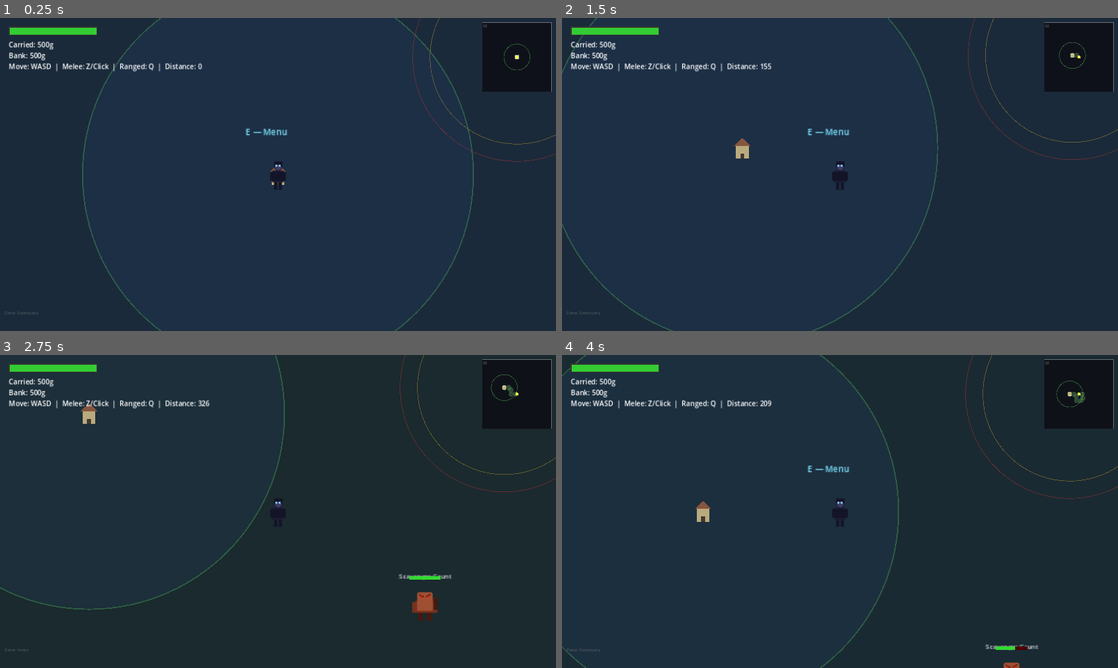
Above: before the commit, frames 1-4 (two rows, left to right).
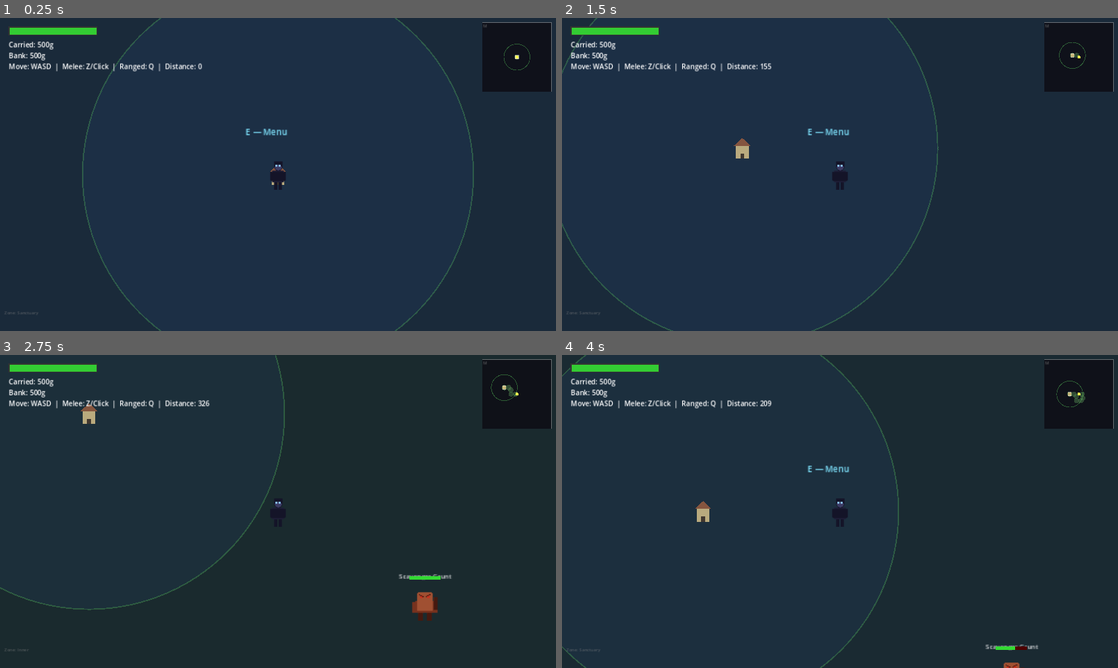
Above: after the commit, the same moments.

Repository: cbradshaw11/game-concept
Game: Godot game, scene res://scenes/world/world_scene.tscn
Same seed, same stepped clock (60 frames per second), same inputs: the game is played once before the commit and once after it.
Inputs (mouse positions are in pixels of both pictures, inside the frame that each line leads up to):
- Up to frame 1 (0.25 s): no input
- Up to frame 2 (1.5 s): tap Enter at 0.5 s; move the mouse to (962, 158) at 0.52 s; hold Right (ui_right) 0.53-1.28 s; tap Space (attack) at 0.6 s; click (962, 158) at 0.67 s; move the mouse to (728, 190) at 1.27 s; hold Down (ui_down) from 1.28 s (still down); tap R (attack_magic) at 1.35 s
- Up to frame 3 (2.75 s): move the mouse to (333, 442) at 2.02 s; release Down (ui_down) at 2.03 s; hold Right (ui_right) from 2.03 s (still down); tap Z (attack_melee) at 2.1 s
- Up to frame 4 (4 s): move the mouse to (812, 574) at 2.77 s; release Right (ui_right) at 2.78 s; hold Up (ui_up) 2.78-3.53 s; tap Q (attack_ranged) at 2.85 s; click (812, 574) at 2.92 s; move the mouse to (1006, 558) at 3.52 s; hold Left (ui_left) from 3.53 s (still down); tap X (guard) at 3.6 s

The runs differ from the first frame. In frame 1, 0.2% of the frame differs, in the area x 74-100%, y 0-46%; in frame 2, 0.2%; in frame 3, 0.2%; in frame 4, 0.2%, in the area x 72-100%, y 0-46%.

Commit message:
fix: clip minimap contents so rings don't draw outside the panel

Diff:
--- a/game/scenes/world/world_scene.gd
+++ b/game/scenes/world/world_scene.gd
@@ -624,6 +624,7 @@
 	style.border_color = Color(0.6, 0.6, 0.6, 0.6)
 	style.set_border_width_all(1)
 	panel.add_theme_stylebox_override("panel", style)
+	panel.clip_contents = true
 	hud_layer.add_child(panel)
 
 	minimap_control = Control.new()
@@ -658,6 +659,7 @@
 	exp_style.border_color = Color(0.7, 0.7, 0.7, 0.7)
 	exp_style.set_border_width_all(2)
 	exp_panel.add_theme_stylebox_override("panel", exp_style)
+	exp_panel.clip_contents = true
 	exp_panel.visible = false
 	hud_layer.add_child(exp_panel)
 
